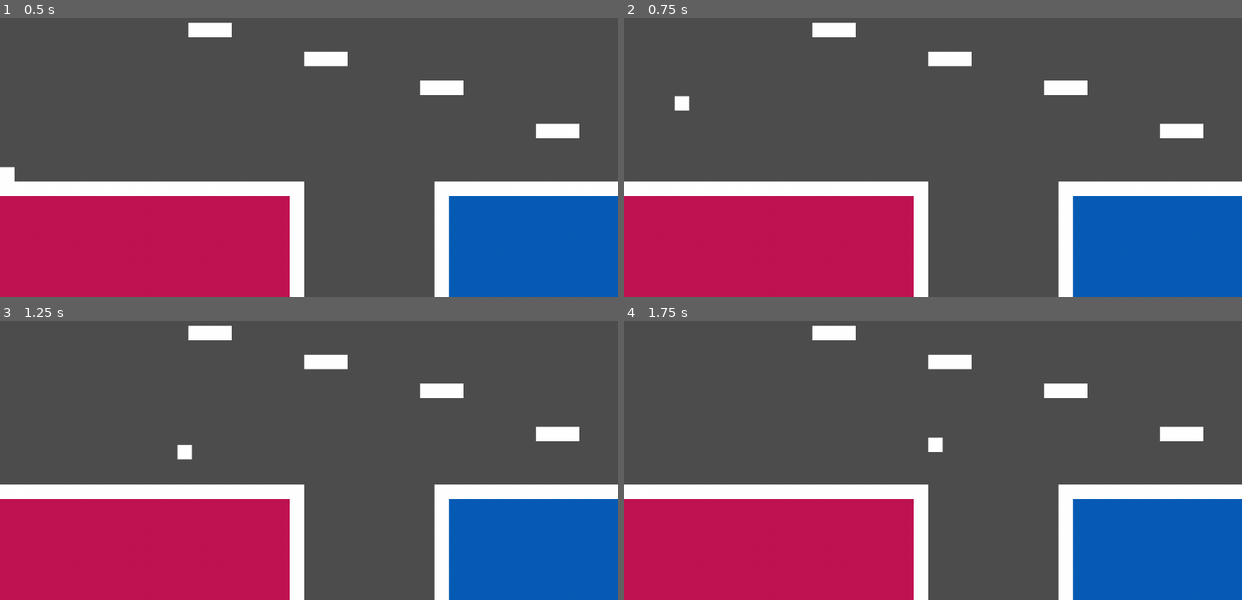
Above: before the commit, frames 1-4 (two rows, left to right).
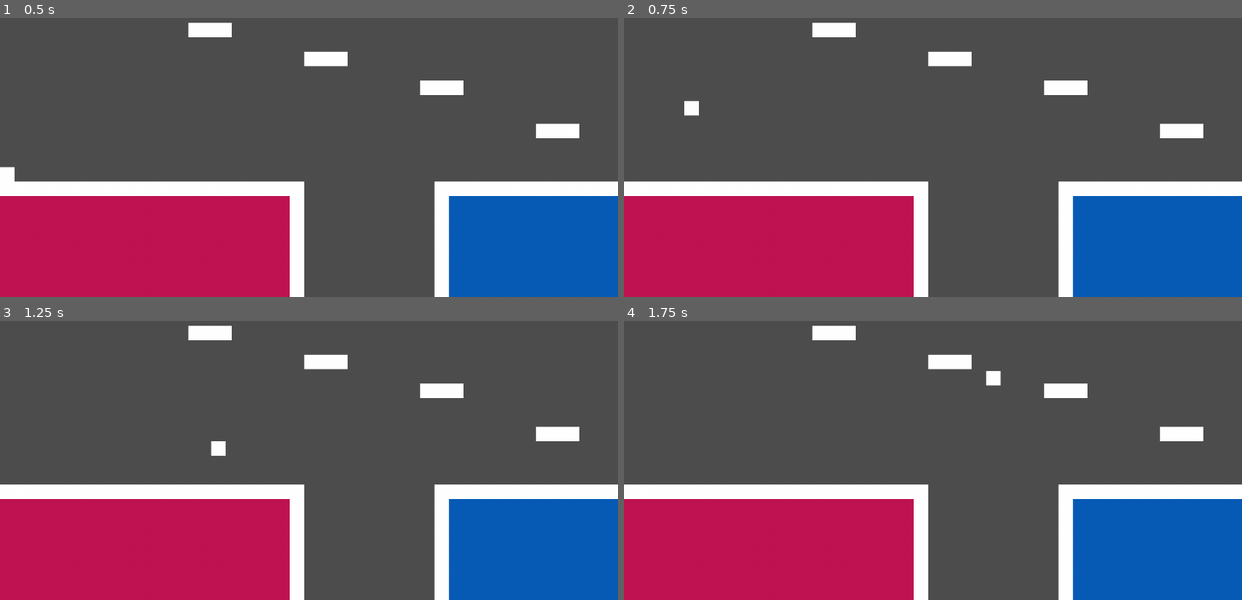
Above: after the commit, the same moments.

Repository: troingle/godot-platformer
Game: Godot game, scene res://World.tscn
The game is run twice, just before and just after one commit, with the same random seed, the same clock (stepped at 60 frames per second) and the same inputs.
Inputs:
- Up to frame 1 (0.5 s): no input
- Up to frame 2 (0.75 s): tap Enter at 0.5 s; hold D (move_right) from 0.53 s (still down); hold Z (jump) from 0.53 s (still down)
- Up to frame 3 (1.25 s): keep holding D (move_right); keep holding Z (jump)
- Up to frame 4 (1.75 s): keep holding D (move_right); release Z (jump) at 1.28 s; tap Z (jump) at 1.35, 1.52 s

Frame 1 is identical in both runs. In frame 2, 0.2% of the frame differs, in the area x 8-13%, y 27-36%; in frame 3, 0.3%, in the area x 28-37%, y 43-50%; in frame 4, 0.3%.

Commit message:
Added variable jumping and made dashing more snappy

Diff:
--- a/Player.gd
+++ b/Player.gd
@@ -1,12 +1,16 @@
-
 extends KinematicBody2D
 
-const MOVE_SPEED = 420
-const DASH_SPEED = 8
-const JUMP_FORCE = 850
+const MOVE_SPEED = 500
+const DASH_SPEED = 11
+const JUMP_FORCE = 600  # Adjusted jump force for snappy jumps
 const GRAVITY = 50
 const MAX_FALL_SPEED = 1000
 const COYOTE_TIME = 0.2
+
+const MIN_JUMP_TIME = 0.001
+const MAX_JUMP_TIME = 0.2
+var jump_timer = 0
+var is_jumping = false
 
 onready var sprite = $Sprite
 
@@ -28,24 +32,35 @@
 			move_dir += DASH_SPEED
 		else:
 			move_dir -= DASH_SPEED
+		jump_timer = 0
+		y_velo = 0
 		can_dash = false
 	move_and_slide(Vector2(move_dir * MOVE_SPEED, y_velo), Vector2(0, -1))
 
 	if grounded:
 		coyote_timer = COYOTE_TIME
 		can_dash = true
+		is_jumping = false
+		jump_timer = 0
 	else:
 		coyote_timer -= delta
 
 	if (facing_right and move_dir < 0) or (!facing_right and move_dir > 0):
 		facing_right = !facing_right
 
-
 	y_velo += GRAVITY
 
-	if (grounded or coyote_timer > 0) and Input.is_action_pressed("jump"):
-		y_velo = -JUMP_FORCE
-		coyote_timer = 0
+	if grounded or coyote_timer > 0:
+		if Input.is_action_pressed("jump"):
+			if !is_jumping:
+				is_jumping = true
+				jump_timer = 0
+			jump_timer += delta
+			if jump_timer <= MAX_JUMP_TIME:
+				y_velo = -JUMP_FORCE
+		else:
+			is_jumping = false
+			jump_timer = 0
 
 	if grounded and y_velo >= 5:
 		y_velo = 5
